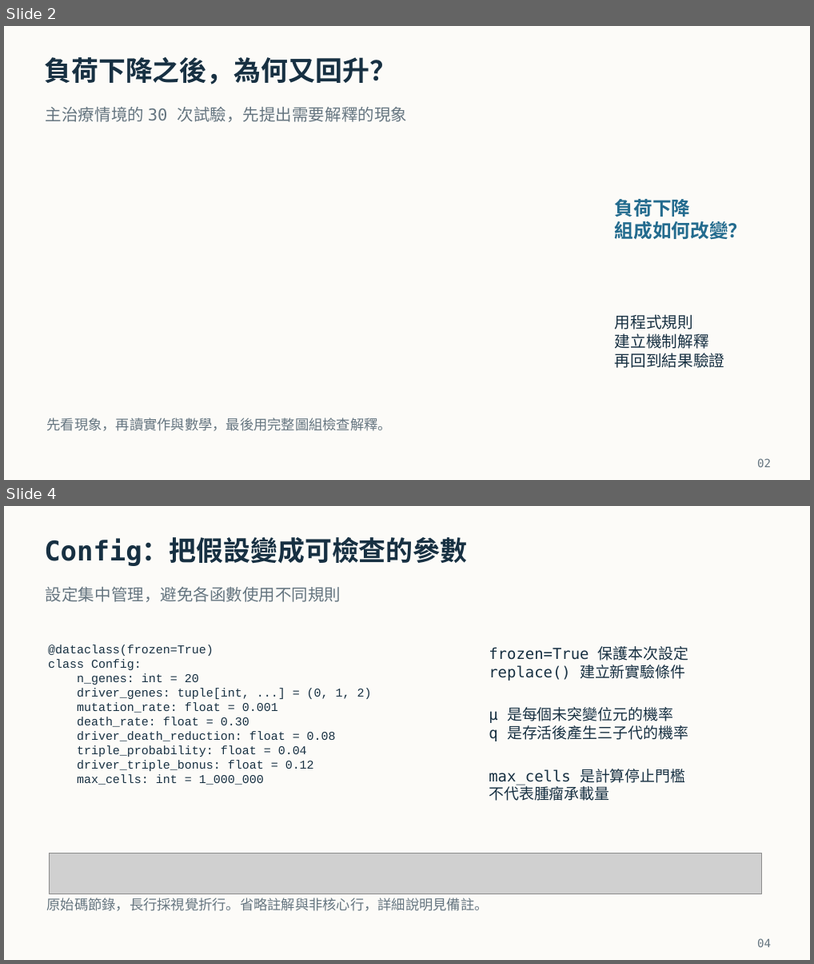
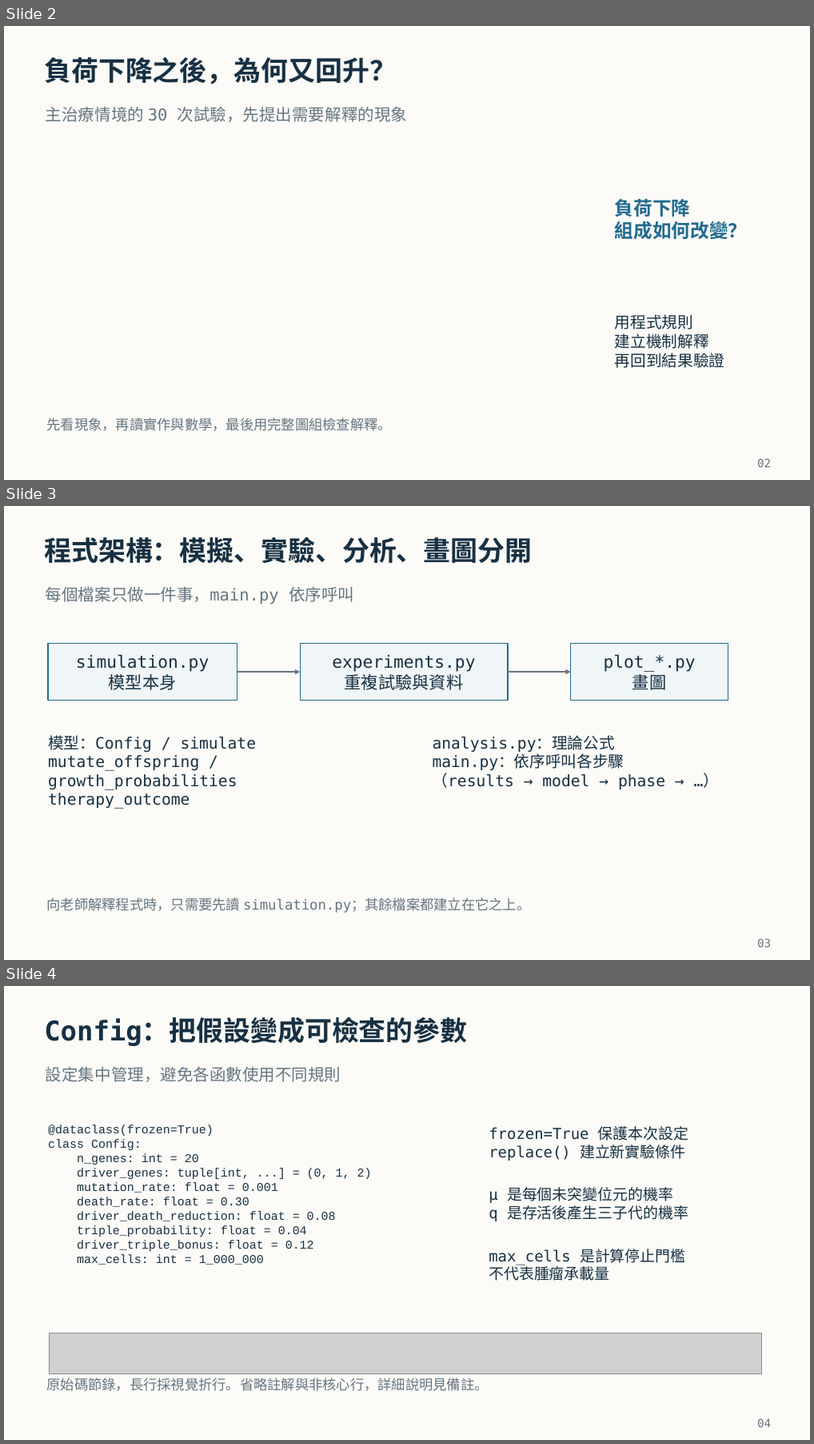
Before and after one commit to astcgt/bme6120-tumor-modeling, a slide deck: outputs/presentations/tumor_markov_code_results_zh_tw_v10.pptx. Shown one above the other, each under a label of ours: slides 2 and 4 before the commit, slides 2, 3 and 4 after it; the slides between them are not shown. The pictures are 814x964 and 814x1444 pixels, drawn with LibreOffice and Linux fonts; fonts in the diff are those of the drawing; grey boxes stand for pictures. Boxes give left, top, right and bottom in pixels: in the first picture for what was removed or moved away, otherwise in the second. Text is boxed around its words. In the diff, an @@ line names an element or a change of style, - is before the commit and + after.

Commit message:
Split code into model, experiments, analysis, plotting and a thin main
- simulation.py holds only the model (Config, phenotypes, growth
  probabilities, mutation, simulate, therapy_outcome) for explaining the code.
- experiments.py runs the model under each condition, summarizes trials and
  reads/writes data; analysis.py holds formulas derived from the model rules.
- Plotting is grouped by topic in plot_results/model/phase/genotype/therapy.py
  with shared setup in plot_style.py; each style first restores Matplotlib's
  initial settings so one process reproduces the separate-script figures.
- main.py calls one short function per step (--only, --analyses).
- Functions that computed and plotted were split; every regenerated CSV,
  JSON and PNG is byte-identical to the previous outputs.
- Tests move to test_simulation.py and check ensemble statistics directly;
  the deck reads excerpts from simulation.py / experiments.py.

```diff
--- a/outputs/presentations/tumor_markov_code_results_zh_tw_v10.pptx
+++ b/outputs/presentations/tumor_markov_code_results_zh_tw_v10.pptx
@@ slide 3 added at (x1=4, y1=506, x2=810, y2=960), background #FCFBF8 @@
@@ text added at (x1=44, y1=537, x2=532, y2=563), 32.2 pt, text #173042, bold @@
+程式架構：模擬、實驗、分析、畫圖分開
@@ text added at (x1=46, y1=587, x2=354, y2=604), 19.5 pt, text #657580 @@
+每個檔案只做一件事，main.py 依序呼叫
@@ rectangle added at (x1=48, y1=644, x2=237, y2=700), fill #F0F5F7, outline #236B8E 1.13 pt, 20.2 pt, text #173042 @@
+simulation.py
+模型本身
@@ rectangle added at (x1=301, y1=644, x2=509, y2=700), fill #F0F5F7, outline #236B8E 1.13 pt, 20.2 pt, text #173042 @@
+experiments.py
+重複試驗與資料
@@ rectangle added at (x1=571, y1=644, x2=729, y2=700), fill #F0F5F7, outline #236B8E 1.13 pt, 20.2 pt, text #173042 @@
+plot_*.py
+畫圖
@@ arrow added from (237, 672) to (301, 672), #657580 1.5 pt @@
@@ arrow added from (508, 672) to (571, 672), #657580 1.5 pt @@
@@ text added at (x1=48, y1=735, x2=257, y2=808), 18.8 pt, text #173042 @@
+模型：Config / simulate
+mutate_offspring / growth_probabilities
+therapy_outcome
@@ text added at (x1=433, y1=736, x2=666, y2=789), 18.8 pt, text #173042 @@
+analysis.py：理論公式
+main.py：依序呼叫各步驟
+（results → model → phase → …）
@@ text added at (x1=47, y1=897, x2=530, y2=912), 16.5 pt, text #657580 @@
+向老師解釋程式時，只需要先讀 simulation.py；其餘檔案都建立在它之上。
@@ text added at (x1=758, y1=938, x2=771, y2=947), 13.5 pt, text #657580 @@
+03
```
Also in this commit, not shown: 2 slides changed, 1 slide removed, 21 other files.
